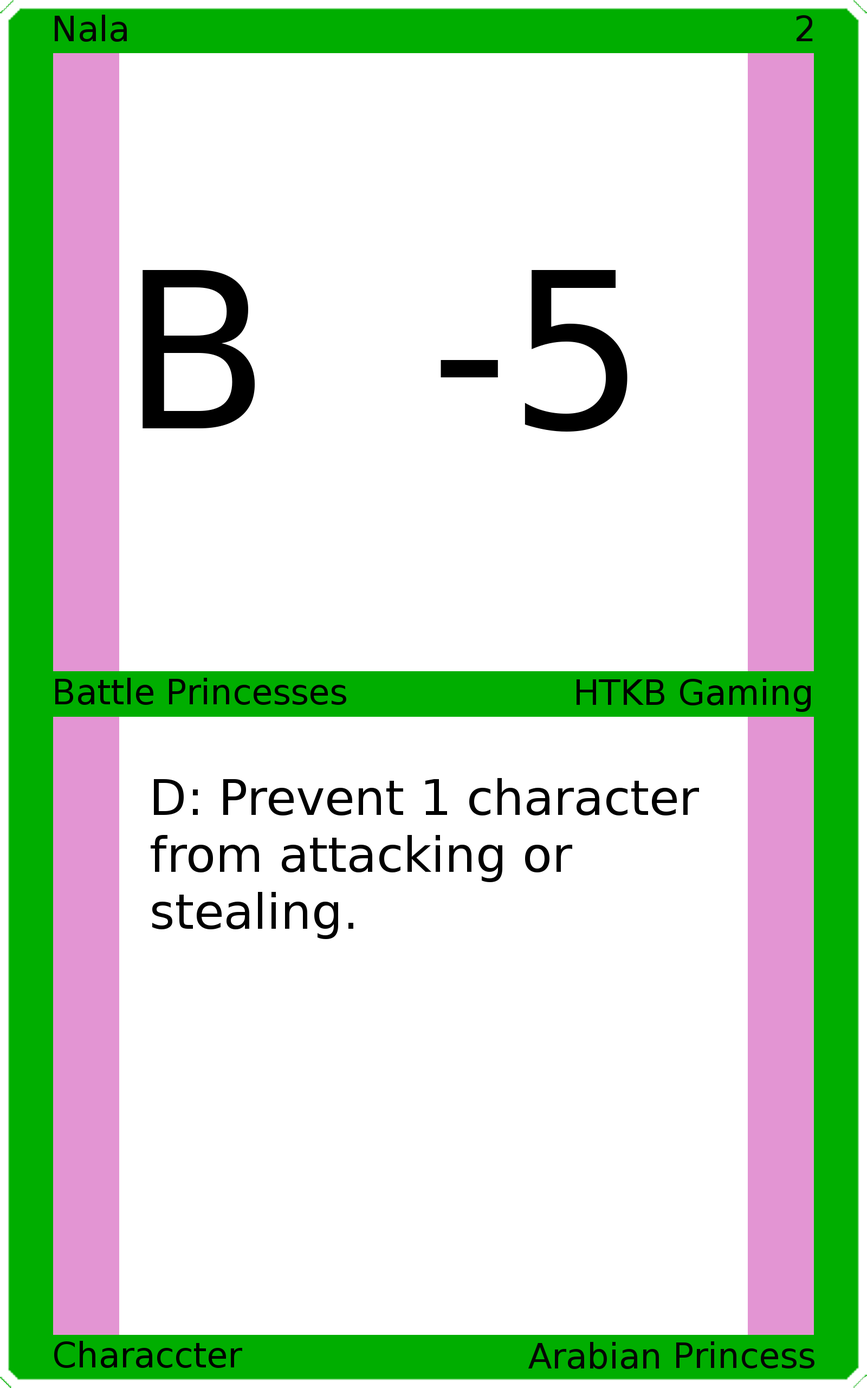
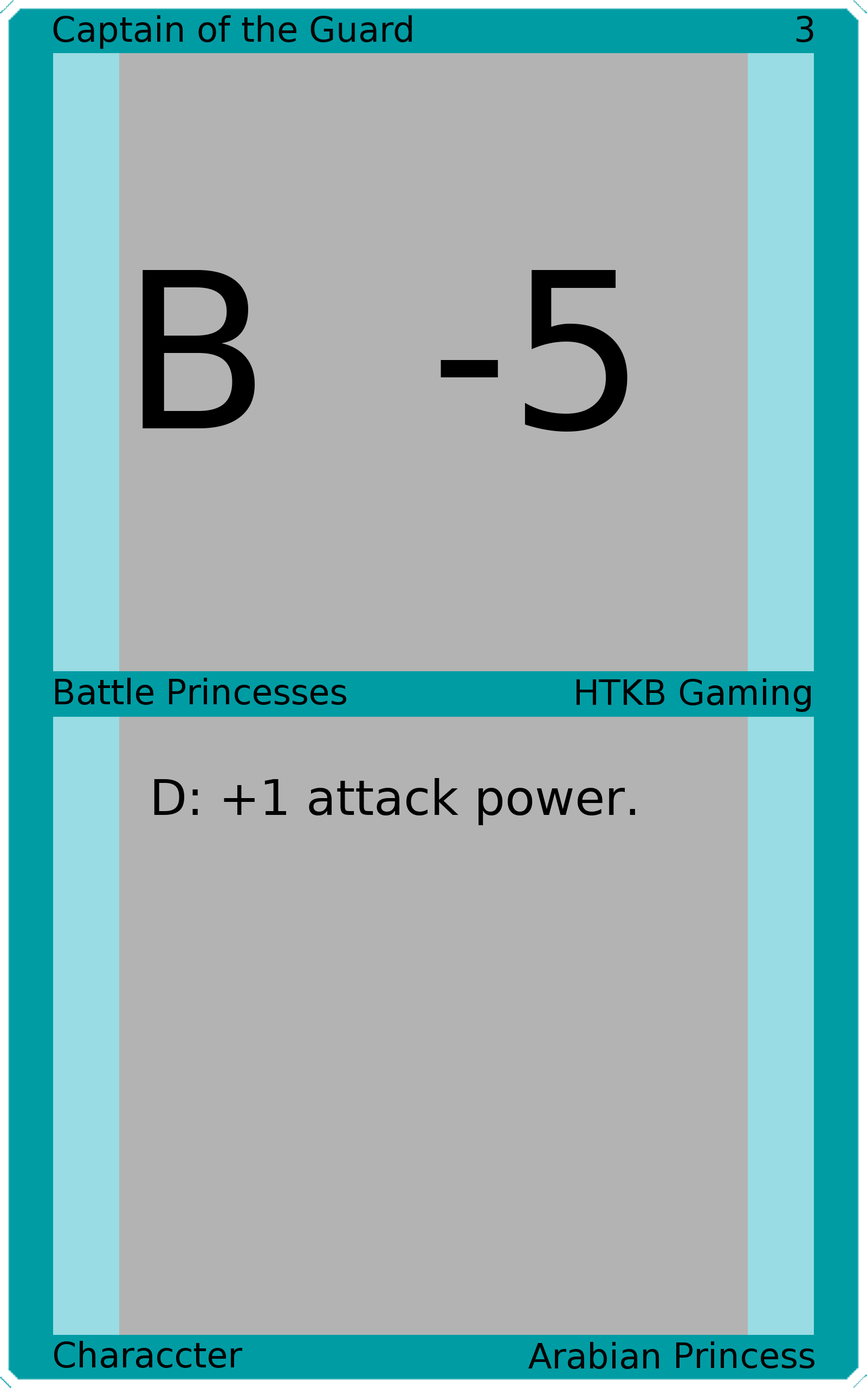
Layer changes from the first (867, 1388) image to the second:
painted on "Upper Left" over (53, 14, 412, 49)
painted on "Upper Right" over (796, 15, 814, 43)
painted on "Card Text" over (150, 777, 700, 939)
painted on "Border" over (0, 0, 867, 1388)
painted on "Top Background" over (119, 52, 748, 673)
painted on "Bottom Background" over (119, 715, 748, 1336)
painted on "Background" over (35, 35, 832, 1352)
